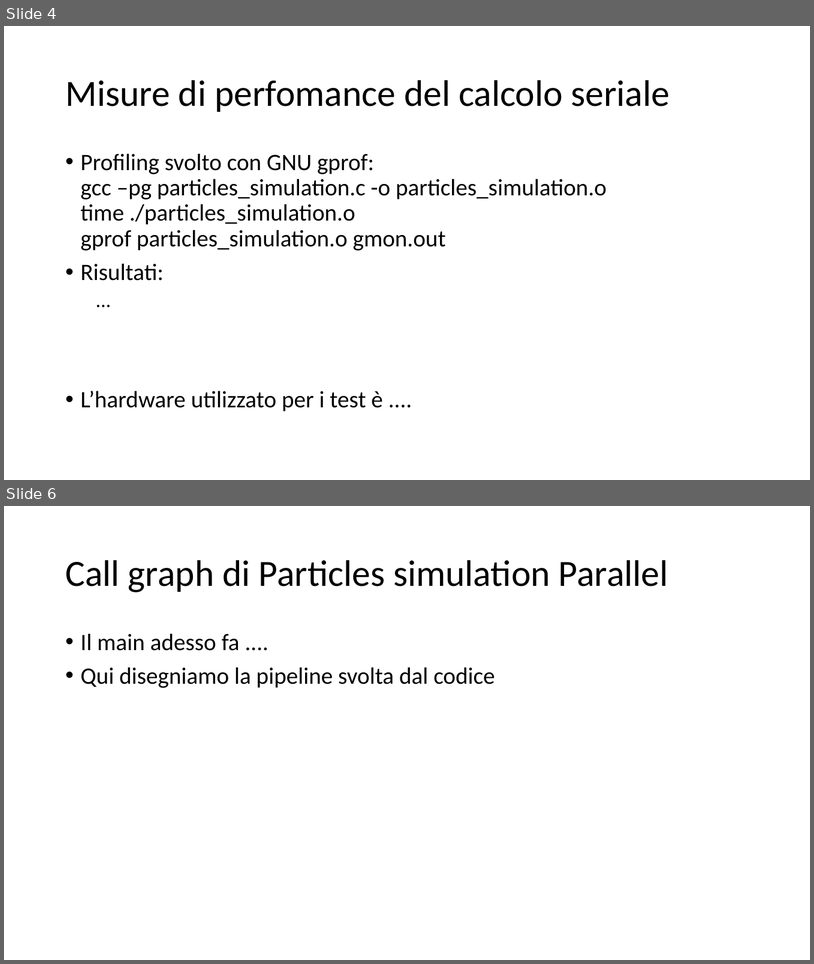
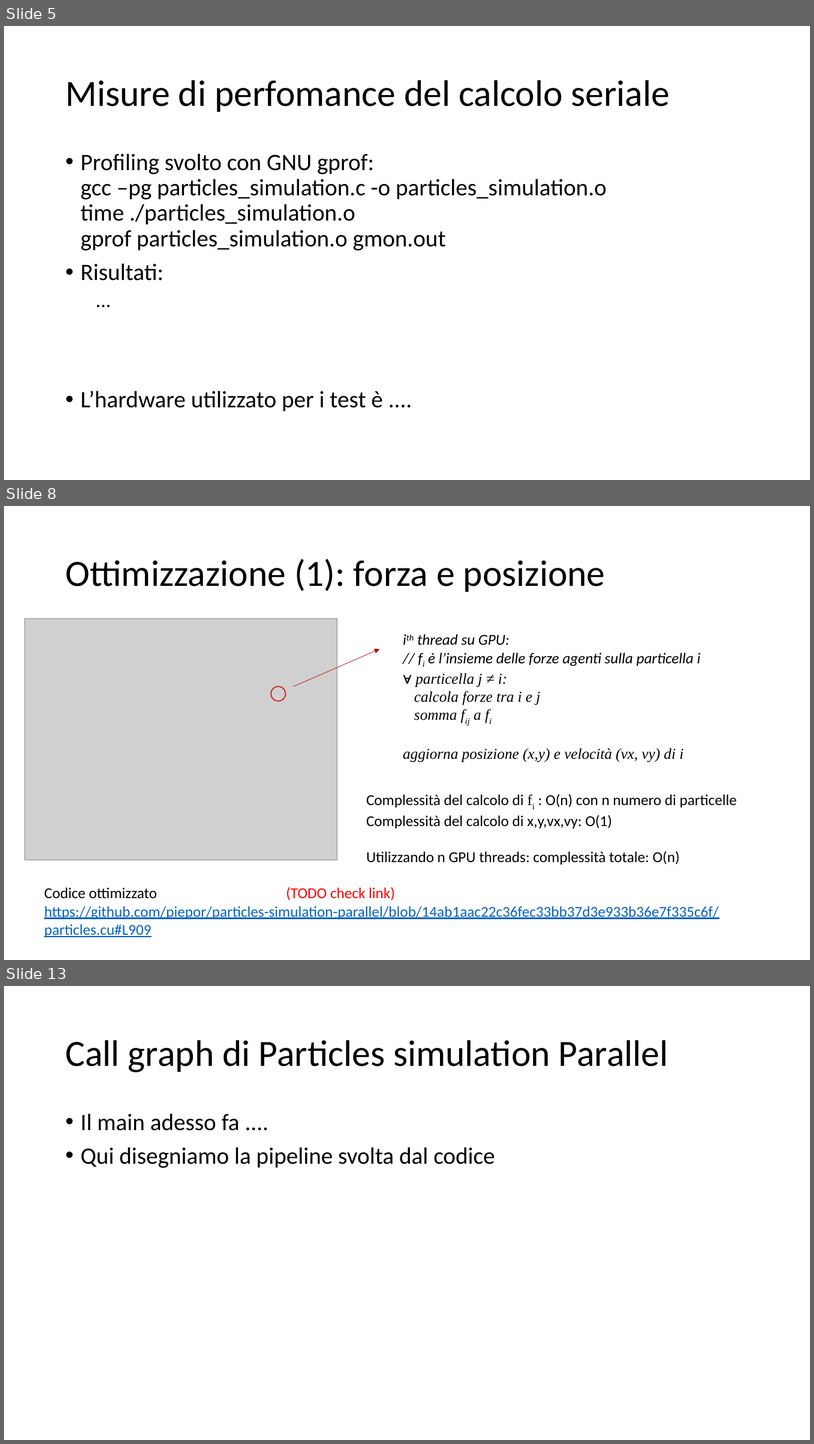
Before and after one commit to piepor/particles-simulation-parallel, a slide deck: presentazione/presentazione.pptx. Shown one above the other, each under a label of ours: slides 4 and 6 before the commit, slides 5, 8 and 13 after it; the slides between them are not shown. The pictures are 814x964 and 814x1444 pixels, drawn with LibreOffice and Linux fonts; fonts in the diff are those of the drawing; grey boxes stand for pictures. Boxes give left, top, right and bottom in pixels: in the first picture for what was removed or moved away, otherwise in the second. Text is boxed around its words. In the diff, an @@ line names an element or a change of style, - is before the commit and + after.

```diff
--- a/presentazione/presentazione.pptx
+++ b/presentazione/presentazione.pptx
@@ slide 8 added at bbox=[4, 506, 810, 960], background #FFFFFF @@
@@ title added at bbox=[65, 559, 606, 592], 44 pt, text #000000 @@
+Ottimizzazione (1): forza e posizione
@@ picture added at bbox=[24, 619, 338, 859] @@
@@ arrow added from (294, 686) to (380, 649), #C00000 0.5 pt @@
@@ text added at bbox=[403, 634, 701, 762], 18 pt, text #000000, italic @@
+ith thread su GPU:
+// fi è l’insieme delle forze agenti sulla particella i
+∀ particella j ≠ i:
+calcola forze tra i e j
+somma fij a fi
+aggiorna posizione (x,y) e velocità (vx, vy) di i
@@ ellipse added at bbox=[272, 686, 286, 701], outline #C00000 1 pt @@
@@ text added at bbox=[366, 794, 737, 864], 18 pt, text #000000 @@
+Complessità del calcolo di fi : O(n) con n numero di particelle
+Complessità del calcolo di x,y,vx,vy: O(1)
+Utilizzando n GPU threads: complessità totale: O(n)
@@ text added at bbox=[44, 886, 719, 937], 18 pt, text #0563C1, underline @@
+Codice ottimizzato (TODO check link)
+https://github.com/piepor/particles-simulation-parallel/blob/14ab1aac22c36fec33bb37d3e933b36e7f335c6f/particles.cu#L909
@@ what was slide 4 is now slide 5 @@
@@ what was slide 6 is now slide 13 @@
```
Also in this commit, not shown: 1 slide changed, 9 other slides added, 3 slides removed, 1 other file.
